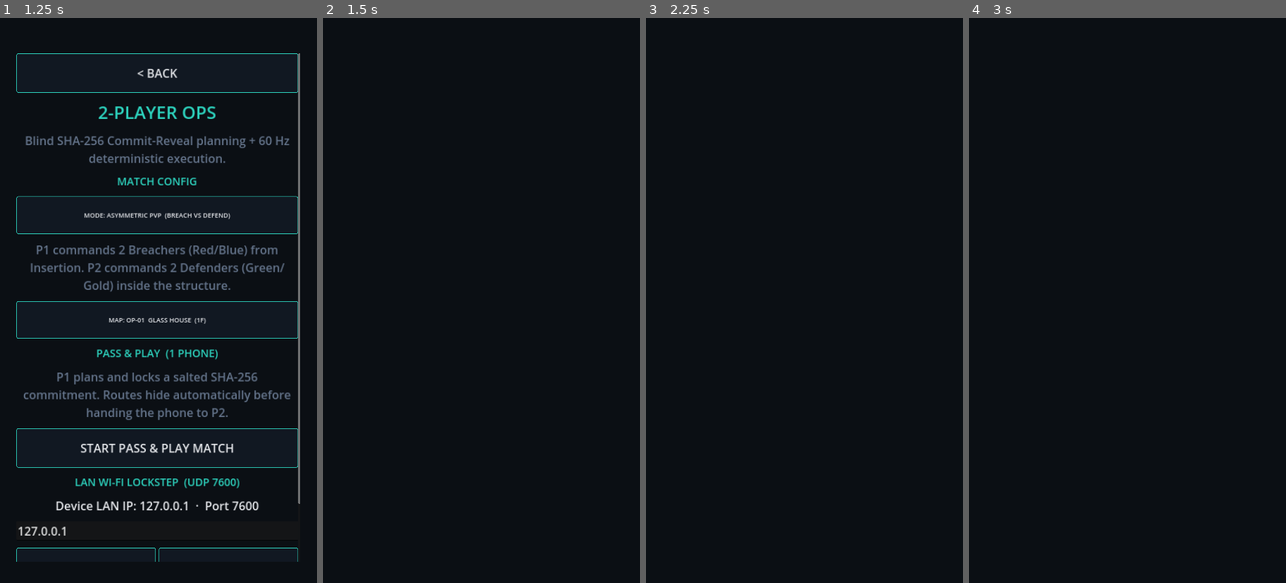
Above: before the commit, frames 1-4 (left to right).
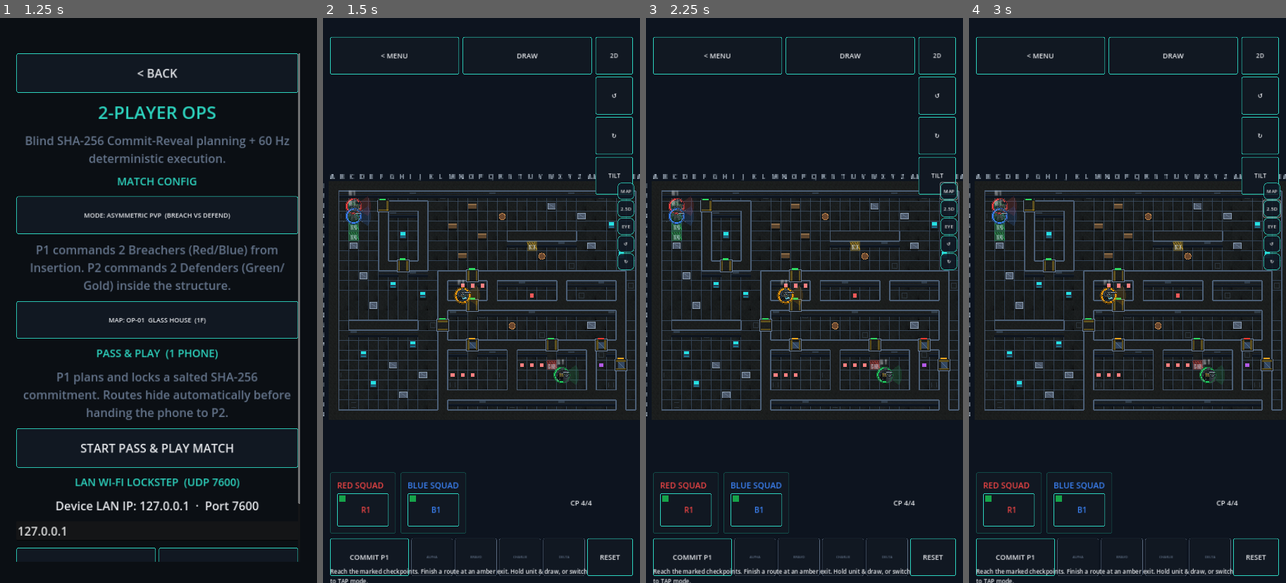
Above: after the commit, the same moments.

Repository: GhostMan612/TacPlanShooter
Game: Godot game, scene res://scenes/splash.tscn
Same seed, same stepped clock (60 frames per second), same inputs: the game is played once before the commit and once after it.
Inputs (mouse positions are in pixels of both pictures, inside the frame that each line leads up to):
- Up to frame 1 (1.25 s): tap Enter at 0.5 s; move the mouse to (228, 272) at 0.52 s; hold Right (ui_right) from 0.53 s (still down); click (228, 272) at 0.67 s
- Up to frame 2 (1.5 s): release Right (ui_right) at 1.25 s; click "START PASS & PLAY MATCH" at 1.25 s
- Up to frame 3 (2.25 s): click (950, 193) at 2 s, where only the run after the commit has a clickable "MAP"
- Up to frame 4 (3 s): click (1273, 210) at 2.75 s, where only the run after the commit has a clickable "2.5D"

Frame 1 is identical in both runs. In frame 2, 11% of the frame differs, in the area x 0-100%, y 3-100%; in frame 3, 11%; in frame 4, 11%.
Error before the commit: Parse Error: Function "_unhandled_input" has the same name as a previously declared function. (res://scripts/planning/planning_root.gd:646)

Commit message:
fix(3d): merge 3D raycast tap routing into existing _unhandled_input (no duplicate handler); parse_all PASS 105 scripts

Diff:
--- a/scripts/planning/planning_root.gd
+++ b/scripts/planning/planning_root.gd
@@ -530,6 +530,15 @@
 		var d := event as InputEventScreenDrag
 		view3d.twist_by(d.relative.x * 0.6)
 		_twist_active = true
+	if event is InputEventScreenTouch and view3d.camera != null:
+		var tap := event as InputEventScreenTouch
+		if not tap.pressed and not view3d.camera.gesture_active() and not _twist_active:
+			var cell := TouchRaycaster3D.screen_to_cell(view3d.camera, tap.position, _active_floor, get_viewport_rect().size)
+			if cell.x >= 0 and cell.y >= 0:
+				if SimClock.phase == SimClock.Phase.EXECUTION:
+					_on_execution_cell_tapped(cell)
+				else:
+					_on_route_node_tapped(cell)
 
 
 func _toggle_input_mode() -> void:
@@ -643,19 +652,8 @@
 		_go_back()
 
 
-func _unhandled_input(event: InputEvent) -> void:
-	if view3d == null or not view3d.is_active() or view3d.camera == null:
-		return
-	if event is InputEventScreenTouch:
-		var t := event as InputEventScreenTouch
-		if t.pressed or view3d.camera.gesture_active():
-			return
-		var cell := TouchRaycaster3D.screen_to_cell(view3d.camera, t.position, _active_floor, get_viewport_rect().size)
-		if cell.x >= 0 and cell.y >= 0:
-			if SimClock.phase == SimClock.Phase.EXECUTION:
-				_on_execution_cell_tapped(cell)
-			else:
-				_on_route_node_tapped(cell)
+func _suppress_duplicate_touch_routing() -> void:
+	pass
 
 
 func _on_radial_go_code(code: StringName) -> void:
